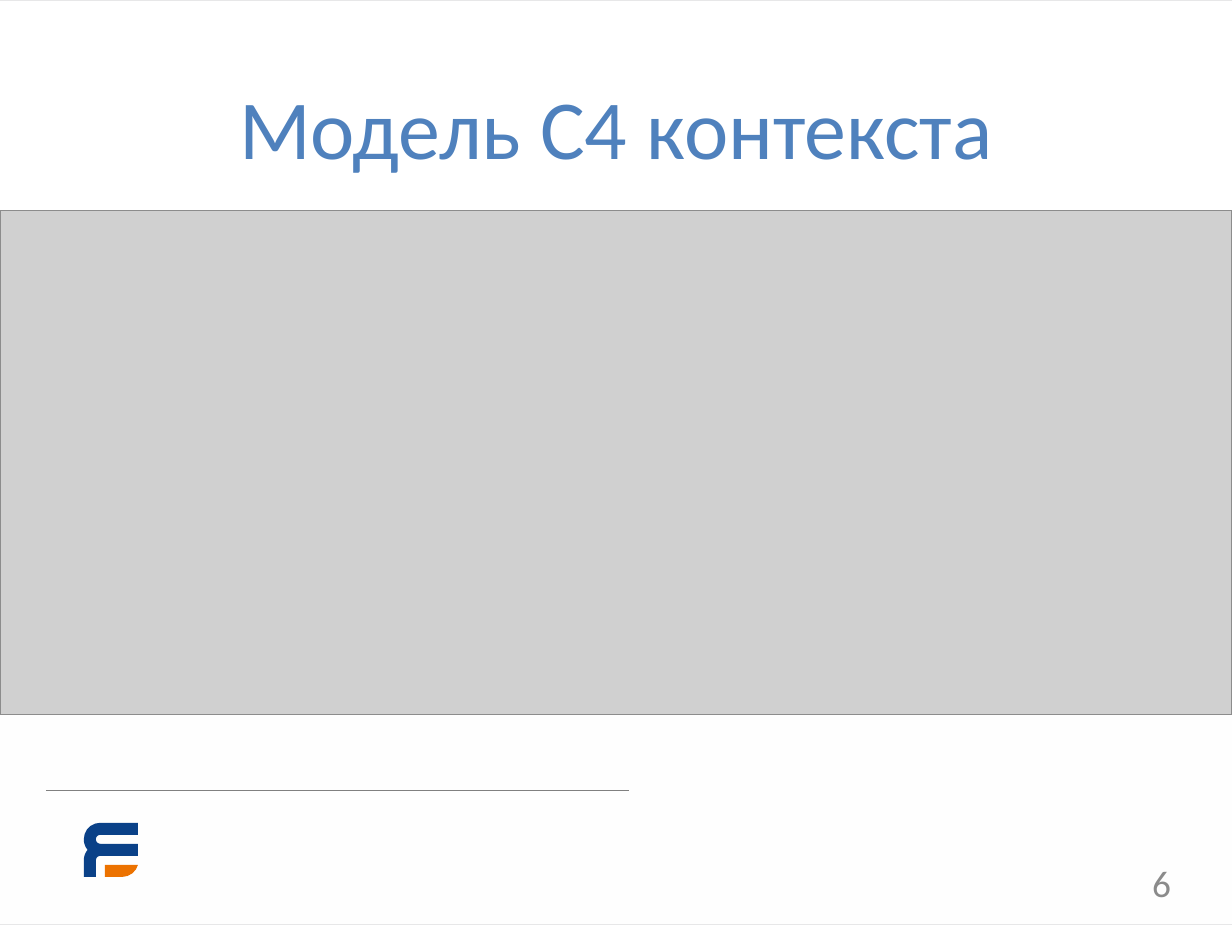
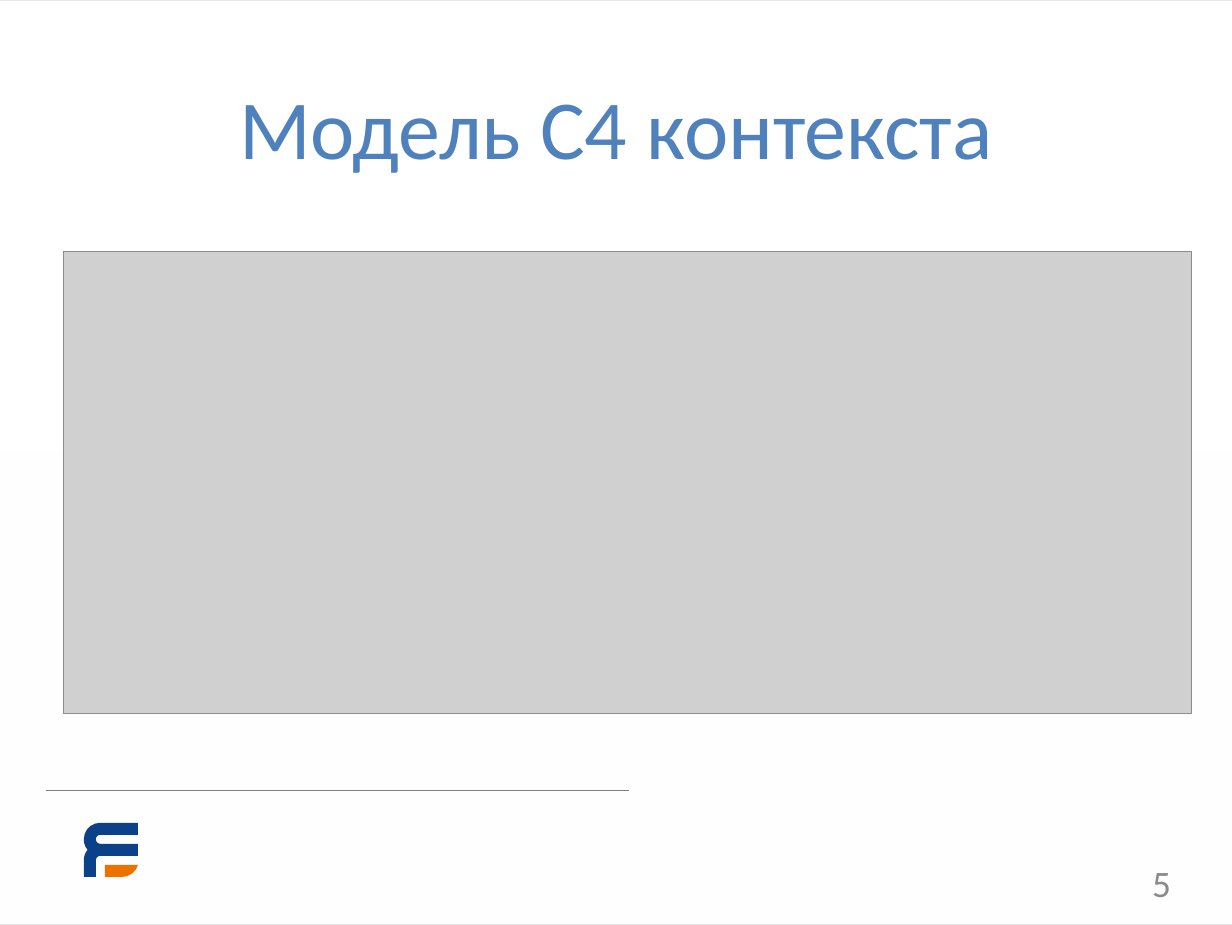
Before and after one commit to RedArmyIsStrongestAll/vkr, a slide deck: slide 5 of 2024,ВКР,ПетровИС,ЯГТУ,ЭПИ-41.pptx (slide 6 before the commit). Drawn at 1232x925 pixels with LibreOffice and Linux fonts; fonts in the diff are those of the drawing; grey boxes stand for pictures; background and template pictures are left out. Boxes give left, top, right and bottom in pixels: in the first picture for what was removed or moved away, otherwise in the second. Text is boxed around its words. In the diff, an @@ line names an element or a change of style, - is before the commit and + after.

```diff
--- a/2024,ВКР,ПетровИС,ЯГТУ,ЭПИ-41.pptx
+++ b/2024,ВКР,ПетровИС,ЯГТУ,ЭПИ-41.pptx
@@ picture: place and size @@
-picture at [0, 210, 1232, 715]
+picture at [63, 252, 1192, 714]
@@ page number at [1152, 873, 1171, 897]: text changed @@
-6
+5
```
Also in this commit, not shown: 2 other slides changed, 2 slides removed, 2 other files.
